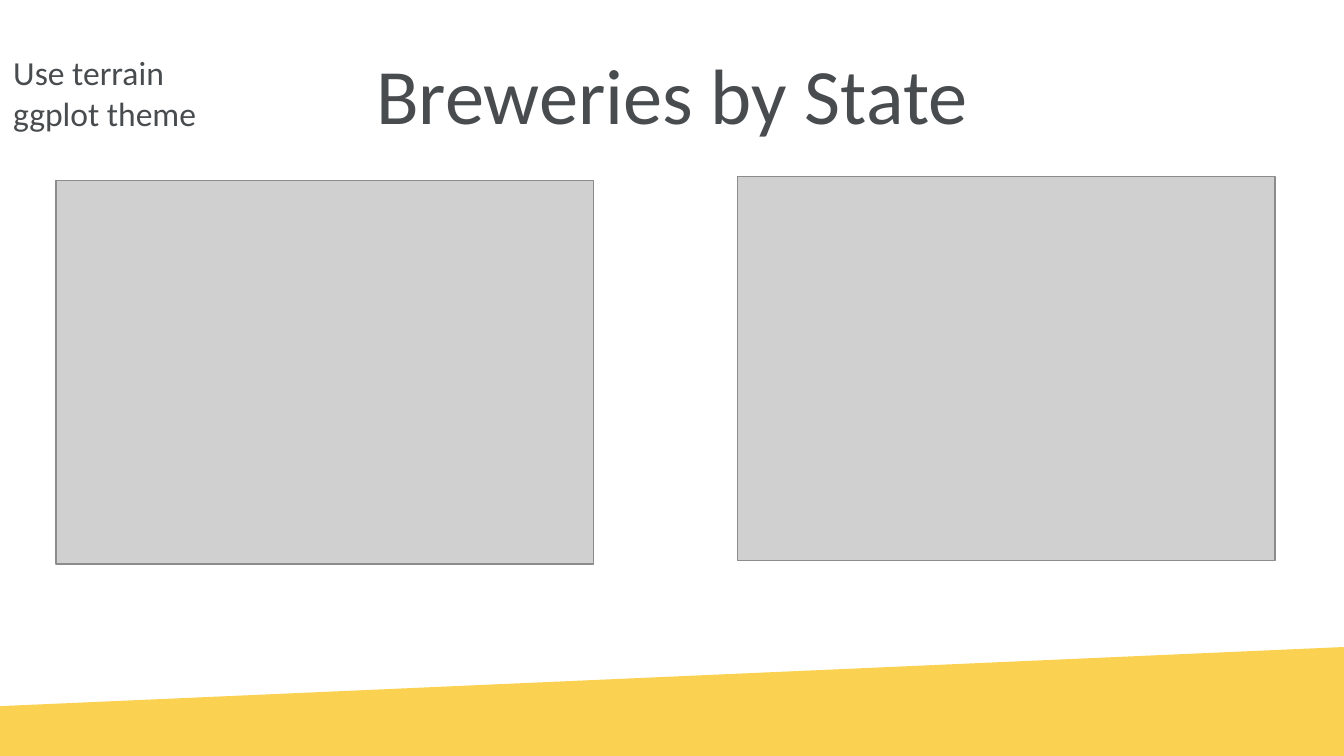
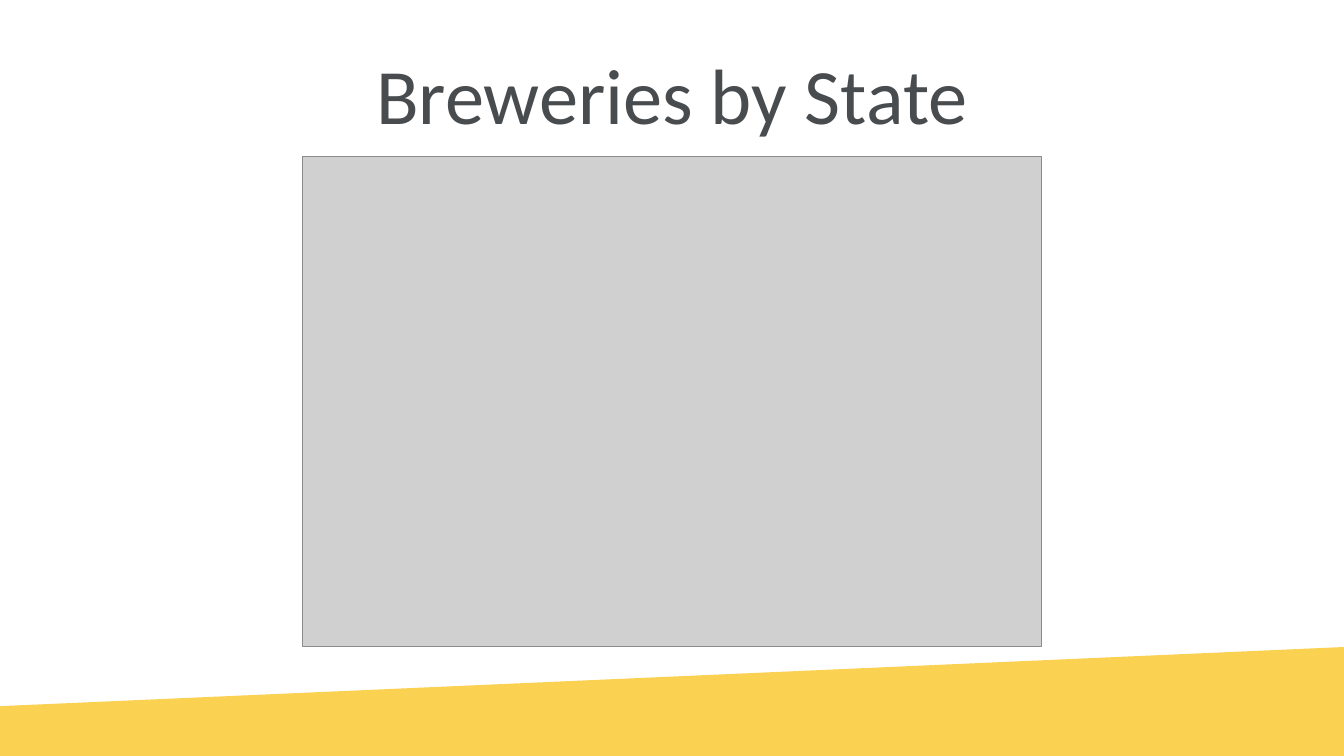
Before and after one commit to tschwebke/DDS6306-Group-Project-1, a slide deck: slide 4 of DS6306 Group Project 1.pptx (slide 6 before the commit). Drawn at 1344x756 pixels with LibreOffice and Linux fonts; fonts in the diff are those of the drawing; grey boxes stand for pictures; background and template pictures are left out. Boxes give left, top, right and bottom in pixels: in the first picture for what was removed or moved away, otherwise in the second. Text is boxed around its words. In the diff, an @@ line names an element or a change of style, - is before the commit and + after.

```diff
--- a/DS6306 Group Project 1.pptx
+++ b/DS6306 Group Project 1.pptx
@@ text removed at (x1=13, y1=62, x2=196, y2=132) @@
-Use terrain ggplot theme
@@ picture added at (x1=302, y1=156, x2=1042, y2=646) @@
@@ picture removed at (x1=738, y1=176, x2=1275, y2=560) @@
@@ picture removed at (x1=56, y1=180, x2=594, y2=564) @@
```
Also in this commit, not shown: 9 other slides changed, 1 slide added, 3 slides removed, 2 other files.
